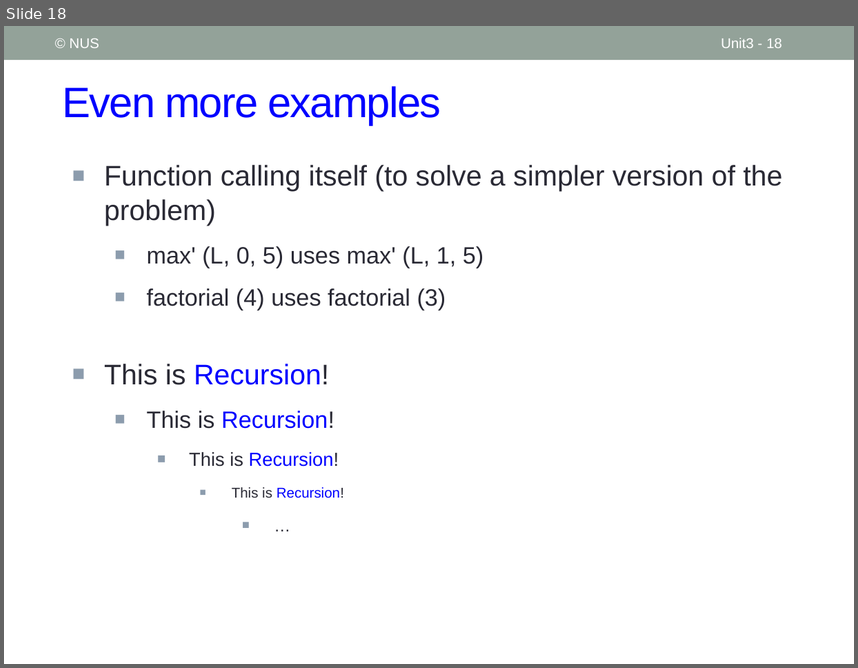
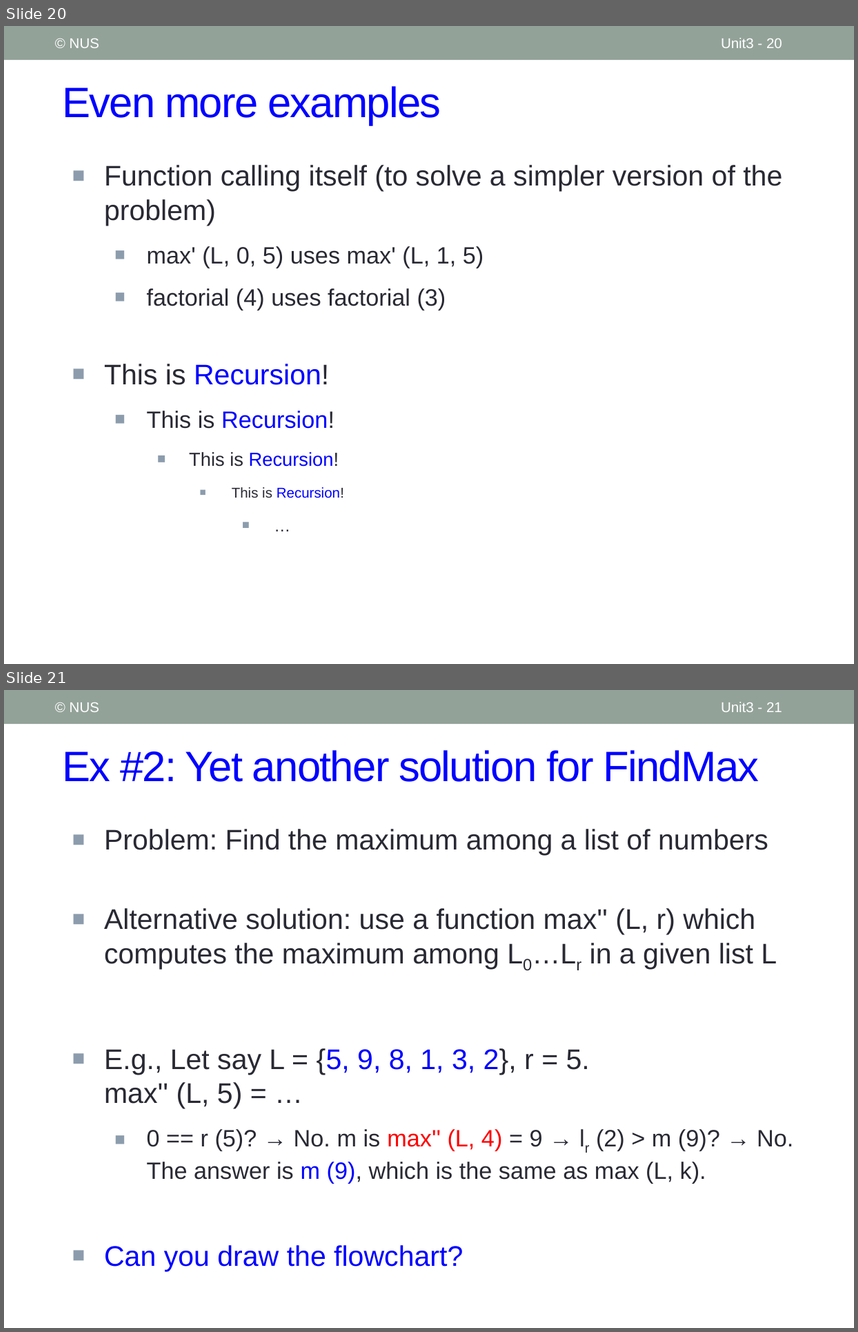
Before and after one commit to nus-cs1010-2021-s2/website, a slide deck: slides/Unit3_Functions.pptx. Shown one above the other, each under a label of ours: slide 18 before the commit, slides 20 and 21 after it. The pictures are 858x668 and 858x1332 pixels, drawn with LibreOffice and Linux fonts; fonts in the diff are those of the drawing. Boxes give left, top, right and bottom in pixels: in the first picture for what was removed or moved away, otherwise in the second. Text is boxed around its words. In the diff, an @@ line names an element or a change of style, - is before the commit and + after.

```diff
--- a/slides/Unit3_Functions.pptx
+++ b/slides/Unit3_Functions.pptx
@@ slide 21 added at box(4, 690, 854, 1328), background #FFFFFF; not listed: 1 template element that a slide beside it also shows @@
@@ text added at box(70, 702, 99, 712), 12 pt, text #FFFFFF @@
+© NUS
@@ page number added at box(721, 702, 782, 712), 12 pt, text #FFFFFF @@
+Unit3 - 21
@@ title added at box(62, 750, 759, 782), 36 pt, text #0000FF @@
+Ex #2: Yet another solution for FindMax
@@ text added at box(104, 829, 793, 1271), 24 pt, text #292934 @@
+■ Problem: Find the maximum among a list of numbers
+■ Alternative solution: use a function max'' (L, r) which computes the maximum among L0…Lr in a given list L
+■ E.g., Let say L = {5, 9, 8, 1, 3, 2}, r = 5.
+  max'' (L, 5) = …
+  ■ 0 == r (5)? → No. m is max'' (L, 4) = 9 → lr (2) > m (9)? → No. The answer is m (9), which is the same as max (L, k).
+■ Can you draw the flowchart?
@@ what was slide 18 is now slide 20 @@
@@ page number at box(721, 38, 782, 48): text changed @@
-Unit3 - 18
+Unit3 - 20
```
Also in this commit, not shown: 4 slides changed, 2 other slides added, 6 other files.
